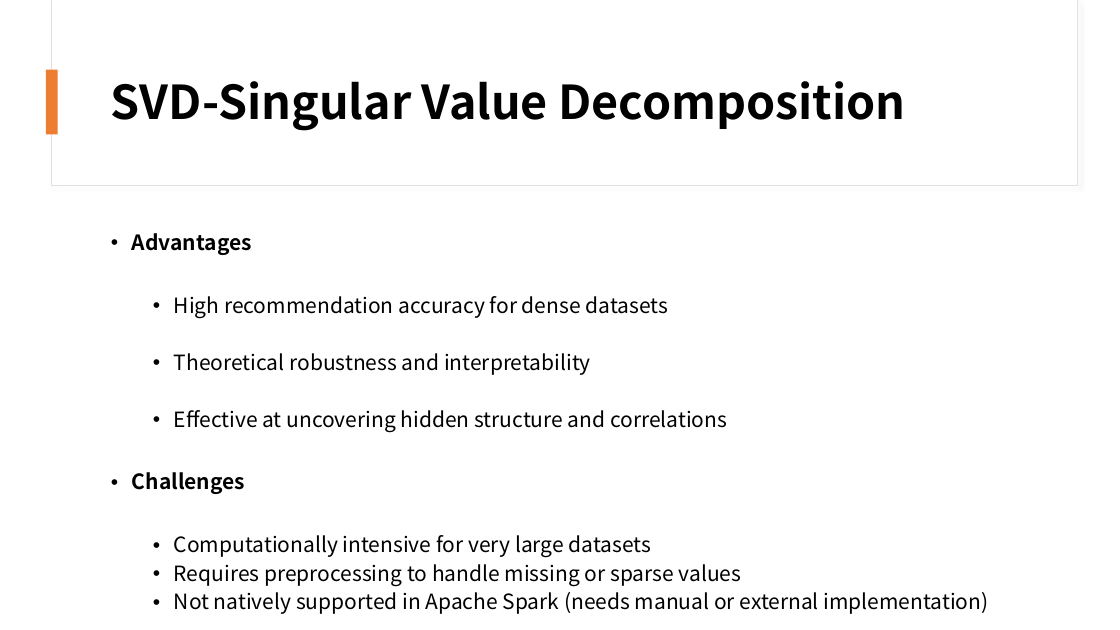
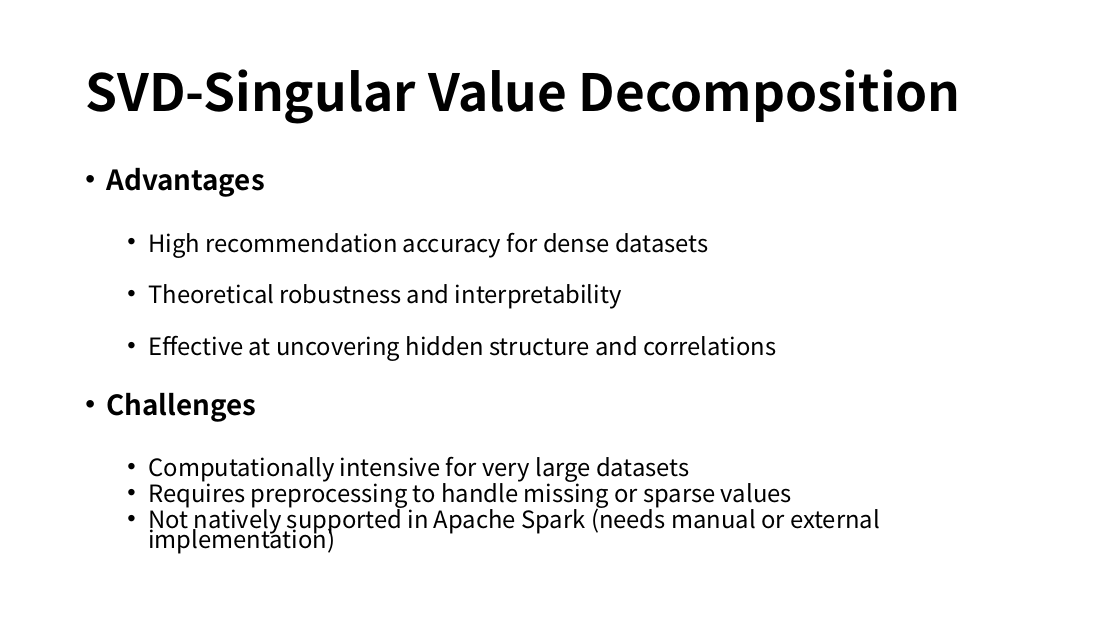
Before and after one commit to susie682/752-project, a slide deck: slide 12 of Commerce Product Recommendation with Spark ML-PPT.pptx. Drawn at 1120x630 pixels with LibreOffice and Linux fonts; fonts in the diff are those of the drawing. Boxes give left, top, right and bottom in pixels: in the first picture for what was removed or moved away, otherwise in the second. Text is boxed around its words. In the diff, an @@ line names an element or a change of style, - is before the commit and + after.

```diff
--- a/Commerce Product Recommendation with Spark ML-PPT.pptx
+++ b/Commerce Product Recommendation with Spark ML-PPT.pptx
@@ rectangle removed at <box>51,0,1077,186</box> @@
@@ rectangle removed at <box>52,0,1077,185</box> @@
@@ title "SVD-Singular Value Decomposition": place and size @@
-title "SVD-Singular Value Decomposition" at <box>111,81,906,131</box>
+title "SVD-Singular Value Decomposition" at <box>85,69,961,124</box>
@@ title "SVD-Singular Value Decomposition" at <box>85,69,961,124</box>: size 40 to 44 pt @@
@@ rectangle removed at <box>46,70,58,134</box> @@
@@ text "Advantages": place and size @@
-text "Advantages" at <box>132,233,989,614</box>
+text "Advantages" at <box>106,167,880,554</box>
@@ text "Advantages" at <box>106,167,880,554</box>: size 18 to 23.8 pt in "Advantages", "Challenges"; size 18 to 20.4 pt; line spacing 0.9 to 0.7 @@
```
Also in this commit, not shown: 10 other slides changed, 6 slides added, 4 slides removed, 1 other file.
